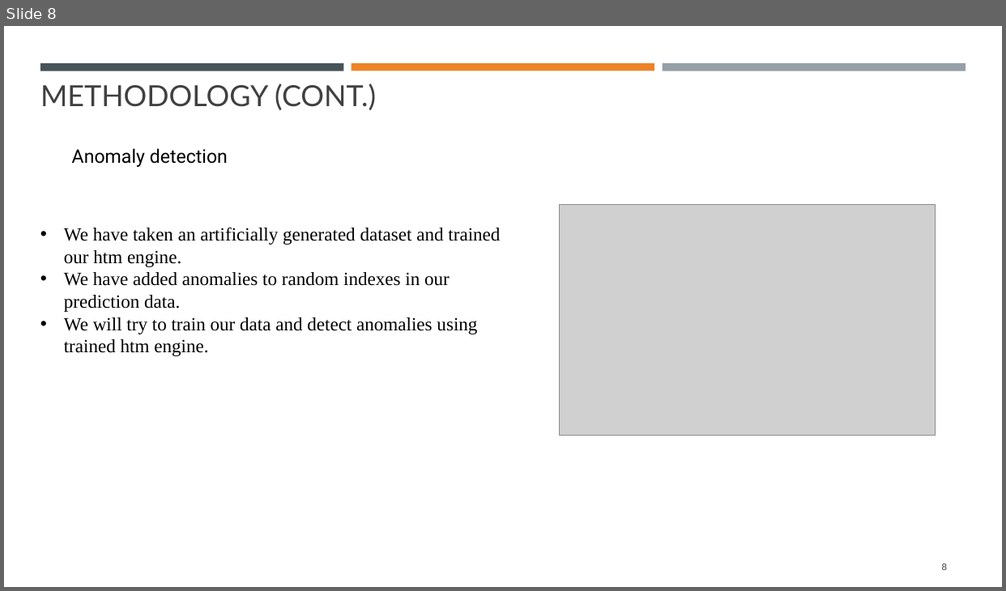
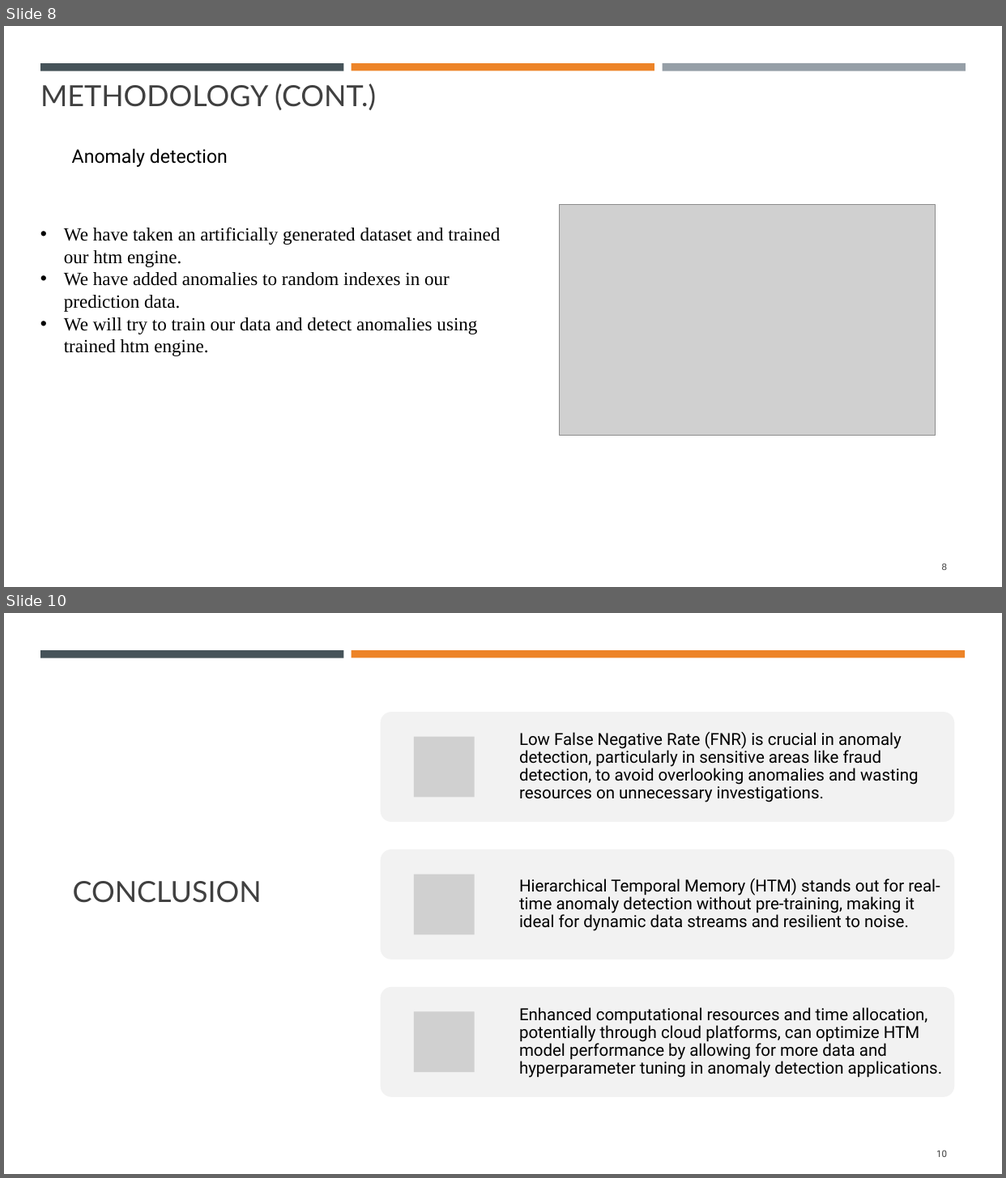
Before and after one commit to mahbubur-r/neocortexapi, a slide deck: source/MySEProject/Documentation/ML2324-8 Implement Anomaly Detection Sample.pptx. Shown one above the other, each under a label of ours: slide 8 before the commit, slides 8 and 10 after it; the slides between them are not shown. The pictures are 1006x591 and 1006x1178 pixels, drawn with LibreOffice and Linux fonts; fonts in the diff are those of the drawing; grey boxes stand for pictures. Boxes give left, top, right and bottom in pixels: in the first picture for what was removed or moved away, otherwise in the second. Text is boxed around its words. In the diff, an @@ line names an element or a change of style, - is before the commit and + after.

```diff
--- a/source/MySEProject/Documentation/ML2324-8 Implement Anomaly Detection Sample.pptx
+++ b/source/MySEProject/Documentation/ML2324-8 Implement Anomaly Detection Sample.pptx
@@ slide 10 added at box(4, 613, 1002, 1174), background #FFFFFF @@
@@ rectangle added at box(4, 613, 1002, 1174), fill #FFFFFF @@
@@ rectangle added at box(40, 650, 344, 658), fill #465359 @@
@@ rectangle added at box(351, 650, 965, 658), fill #ED8428 @@
@@ text added at box(73, 881, 262, 903), 28 pt, text #404040 @@
+CONCLUSION
@@ group added at box(381, 712, 955, 1097): 3 rounded rectangles, 3 pictures, 3 texts @@
+Low False Negative Rate (FNR) is crucial in anomaly detection, particularly in sensitive areas like fraud detection, to avoid overlooking anomalies and wasting resources on unnecessary investigations.
+Hierarchical Temporal Memory (HTM) stands out for real-time anomaly detection without pre-training, making it ideal for dynamic data streams and resilient to noise.
+Enhanced computational resources and time allocation, potentially through cloud platforms, can optimize HTM model performance by allowing for more data and hyperparameter tuning in anomaly detection applications.
@@ page number added at box(936, 1150, 947, 1157), 9 pt, text #404040 @@
+10
```
Also in this commit, not shown: 7 slides changed, 1 slide removed, 1 other file.
